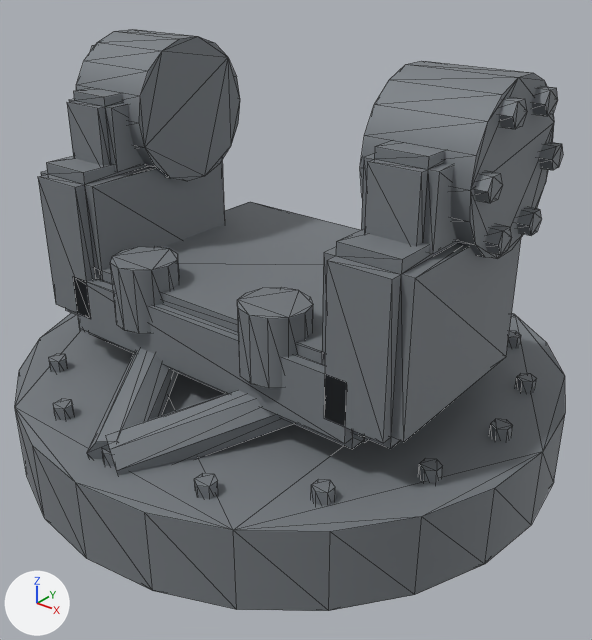
The glTF model prototype/assets/models/parts/pd_laser_mount.glb, before and after one commit.
Camera for both pictures: a 50 mm lens placed at (0.422, -0.52, 0.431), pointed at (0.019, -0.017, 0.119). The axes (+X, +Y, +Z) are drawn at lower left. The lights are the same throughout. The older version comes first. Mesh edges are drawn as thin lines. Vertices at exactly the same position are counted once.

In view in the first picture: 'pd_laser_mount'.
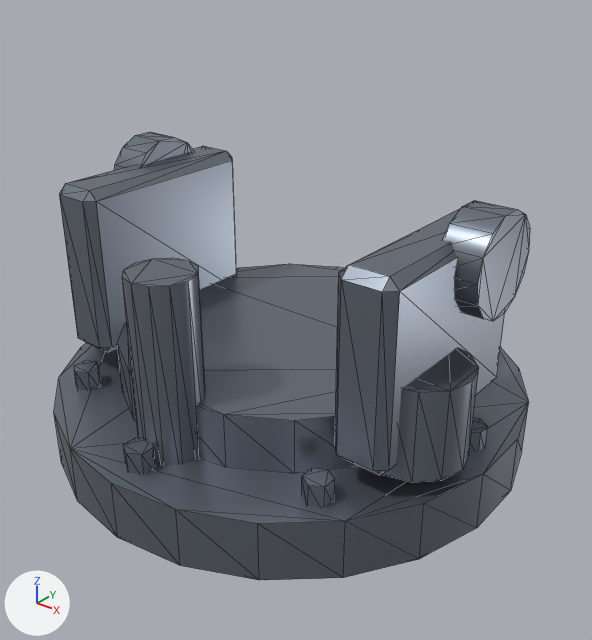
Diff of the bpy script that builds the scene:
```diff
--- a/prototype/assets/models/parts/pd_laser_mount.glb.py
+++ b/prototype/assets/models/parts/pd_laser_mount.glb.py
@@ mat_pd_laser_mount_mat @@
 mat_pd_laser_mount_mat.base_color = (0.22, 0.24, 0.26)  # grey #81868b
-mat_pd_laser_mount_mat.metallic = 0.35
-mat_pd_laser_mount_mat.roughness = 0.72
+mat_pd_laser_mount_mat.metallic = 0.74
+mat_pd_laser_mount_mat.roughness = 0.34
@@ me_pd_laser_mount_mesh @@
 # used by ob_pd_laser_mount; location = (0.0, 0.0, 0.0)
-me_pd_laser_mount_mesh.from_pydata(...)  # 696 vertices, 1232 faces; spans x -0.245..0.245, y -0.245..0.245, z 0.0..0.342
+me_pd_laser_mount_mesh.from_pydata(...)  # 352 vertices, 636 faces; spans x -0.213..0.213, y -0.215..0.215, z 0.0..0.246
+# me_pd_laser_mount_mesh part 1: a new loose piece, a 14-sided cylinder along x spanning x -0.193..-0.159, y -0.032..0.052, z 0.164..0.246, in mat_pd_laser_mount_mat (grey #818995)
+# me_pd_laser_mount_mesh part 2: a new loose piece, a 22-sided cylinder along z spanning x -0.213..0.213, y -0.215..0.215, z 0.0..0.052, in mat_pd_laser_mount_mat (grey #818995)
+# me_pd_laser_mount_mesh part 3: a new loose piece, an 18-sided cylinder along z spanning x -0.153..0.153, y -0.155..0.155, z 0.051..0.099, in mat_pd_laser_mount_mat (grey #818995)
+# me_pd_laser_mount_mesh part 4: a new loose piece, a 6-sided cylinder along z spanning x 0.176..0.196, y -0.012..0.012, z 0.046..0.07, in mat_pd_laser_mount_mat (grey #818995)
+# me_pd_laser_mount_mesh part 5: a new loose piece, a 6-sided cylinder along z spanning x -0.142..-0.121, y -0.144..-0.12, z 0.046..0.07, in mat_pd_laser_mount_mat (grey #818995)
+# me_pd_laser_mount_mesh part 6: a new loose piece, a 6-sided cylinder along z spanning x -0.01..0.01, y -0.198..-0.174, z 0.046..0.07, in mat_pd_laser_mount_mat (grey #818995)
+# me_pd_laser_mount_mesh part 7: a new loose piece, a 6-sided cylinder along z spanning x 0.121..0.142, y -0.144..-0.12, z 0.046..0.07, in mat_pd_laser_mount_mat (grey #818995)
+# me_pd_laser_mount_mesh part 8: a new loose piece, a 12-sided cylinder along z spanning x 0.123..0.207, y -0.097..-0.013, z 0.067..0.142, in mat_pd_laser_mount_mat (grey #818995)
+# me_pd_laser_mount_mesh part 9: a new loose piece, a 14-sided cylinder along x spanning x 0.159..0.193, y -0.032..0.052, z 0.164..0.246, in mat_pd_laser_mount_mat (grey #818995)
+# me_pd_laser_mount_mesh part 10: a new loose piece, a 12-sided cylinder along z spanning x -0.028..0.028, y -0.178..-0.122, z 0.017..0.203, in mat_pd_laser_mount_mat (grey #818995)
+# me_pd_laser_mount_mesh part 11: the loose piece of 32 vertices spanning x -0.189..-0.119, y -0.123..0.052, z 0.105..0.245 is rebuilt with 24 vertices and now spans x -0.174..-0.126, y -0.112..0.073, z 0.073..0.228
+# me_pd_laser_mount_mesh part 12: the loose piece of 32 vertices spanning x 0.119..0.189, y -0.123..0.052, z 0.105..0.245 is rebuilt with 24 vertices and now spans x 0.126..0.174, y -0.112..0.073, z 0.073..0.228
+# me_pd_laser_mount_mesh part 13: 37 loose pieces with 584 vertices, spanning x -0.217..0.217, y -0.221..0.218, z 0.05..0.342, are deleted
+# me_pd_laser_mount_mesh part 14: 48 vertices removed from x -0.245..0.245, y -0.245..0.245, z 0.0..0.07
+# other edits to the shape of me_pd_laser_mount_mesh do not show in these pictures
 me_pd_laser_mount_mesh.materials.append(mat_pd_laser_mount_mat)
```

Where the change shows, as pixel boxes (x1, y1, x2, y2) in the pictures (592 x 640 px):
'pd_laser_mount', surface changed, reshaped (13% narrower, 23% shorter)
    before: (15, 29, 565, 611)
    after: (54, 132, 530, 580)
part 1 of me_pd_laser_mount_mesh, added
    after: (114, 132, 194, 170)
part 2 of me_pd_laser_mount_mesh, added
    after: (54, 343, 529, 580)
part 3 of me_pd_laser_mount_mesh, added
    after: (117, 264, 356, 473)
part 4 of me_pd_laser_mount_mesh, added
    after: (470, 418, 488, 452)
part 5 of me_pd_laser_mount_mesh, added
    after: (74, 361, 101, 390)
part 6 of me_pd_laser_mount_mesh, added
    after: (124, 438, 155, 474)
part 7 of me_pd_laser_mount_mesh, added
    after: (302, 468, 335, 507)
part 8 of me_pd_laser_mount_mesh, added
    after: (382, 347, 479, 483)
part 9 of me_pd_laser_mount_mesh, added
    after: (443, 200, 530, 321)
part 10 of me_pd_laser_mount_mesh, added
    after: (122, 258, 205, 465)
part 11 of me_pd_laser_mount_mesh, rebuilt
    before: (38, 156, 225, 319)
    after: (59, 146, 236, 352)
part 12 of me_pd_laser_mount_mesh, rebuilt
    before: (322, 228, 521, 449)
    after: (335, 208, 505, 475)
part 13 of me_pd_laser_mount_mesh, deleted
    before: (49, 29, 563, 505)
part 14 of me_pd_laser_mount_mesh, deleted
    before: (15, 313, 565, 611)
